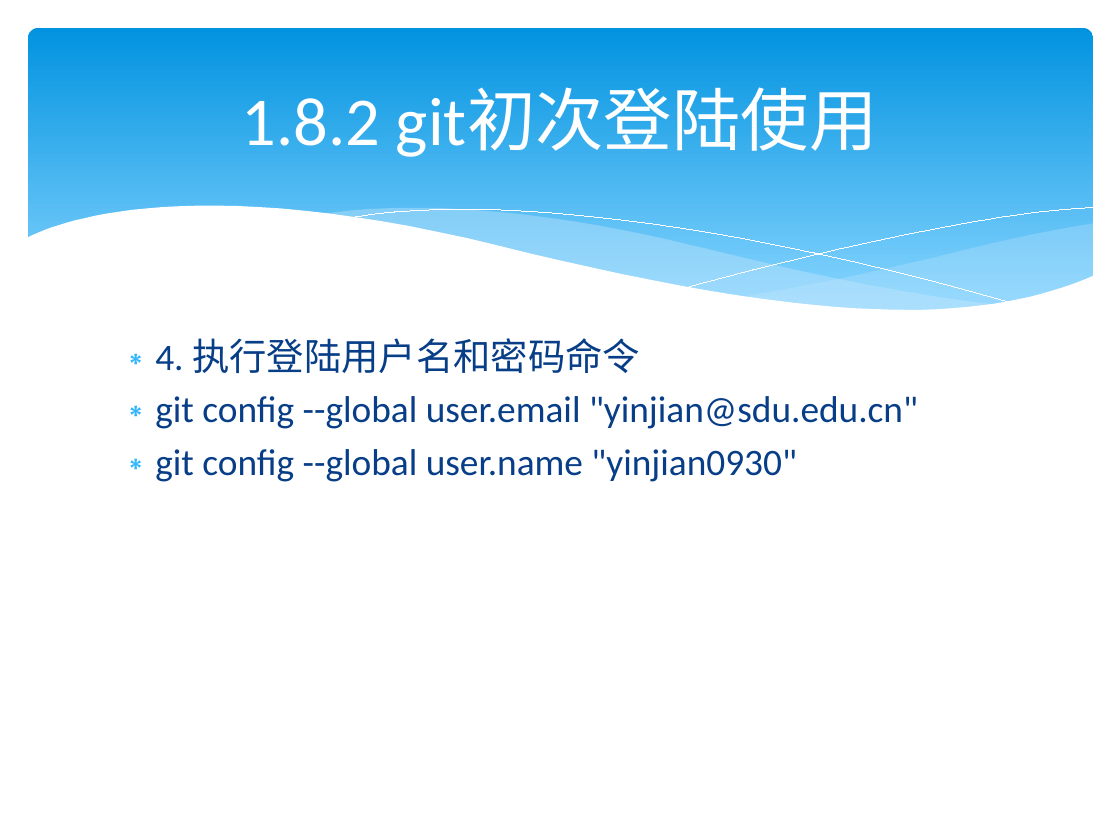
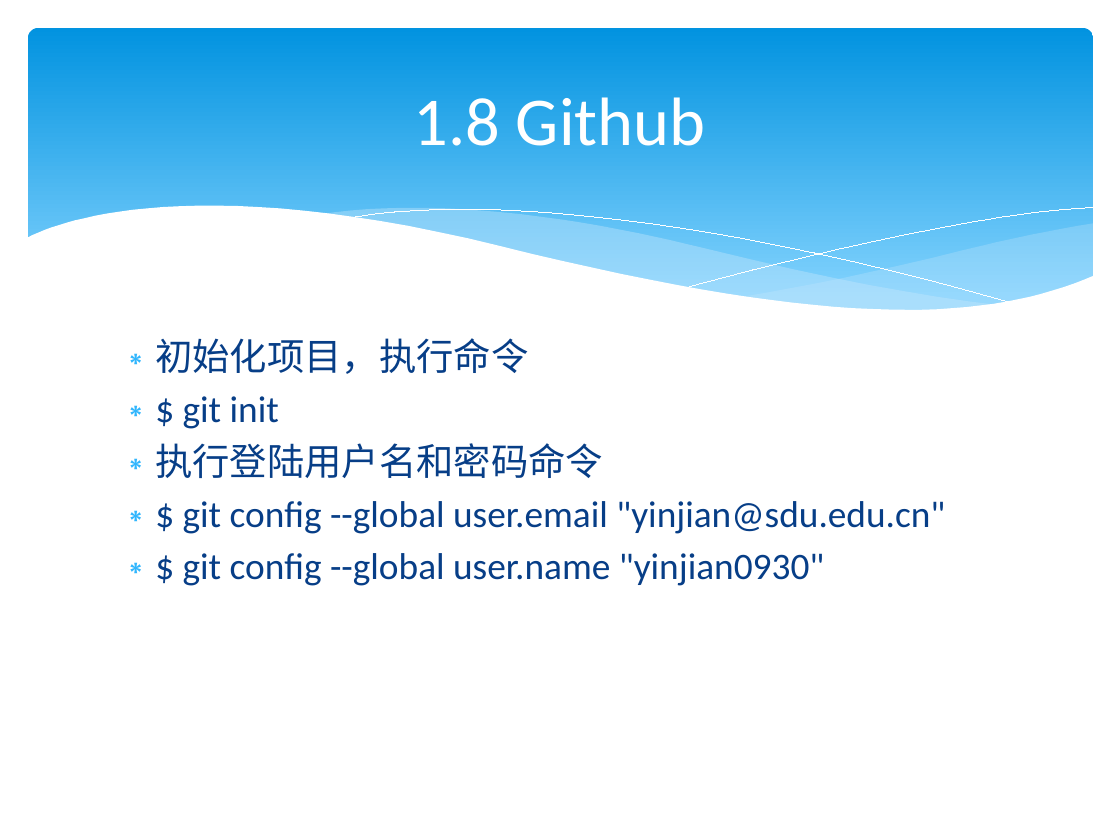
Before and after one commit to lamplight8/cpp, a slide deck: slide 48 of ppt/ch01_绪论.pptx (slide 103 before the commit). Drawn at 1120x840 pixels with LibreOffice and Linux fonts; fonts in the diff are those of the drawing. Boxes give left, top, right and bottom in pixels: in the first picture for what was removed or moved away, otherwise in the second. Text is boxed around its words. In the diff, an @@ line names an element or a change of style, - is before the commit and + after.

```diff
--- a/ppt/ch01_绪论.pptx
+++ b/ppt/ch01_绪论.pptx
@@ title at (414,97,705,146): text changed @@
-1.8.2 git初次登陆使用
+1.8 Github
@@ text at (155,338,945,586): text changed @@
-∗ 4. 执行登陆用户名和密码命令
-∗ git config --global user.email "yinjian@sdu.edu.cn"
-∗ git config --global user.name "yinjian0930"
+∗ 初始化项目，执行命令
+∗ $ git init
+∗ 执行登陆用户名和密码命令
+∗ $ git config --global user.email "yinjian@sdu.edu.cn"
+∗ $ git config --global user.name "yinjian0930"
```
Also in this commit, not shown: 76 other slides changed, 53 slides added, 32 slides removed, 43 other files.
